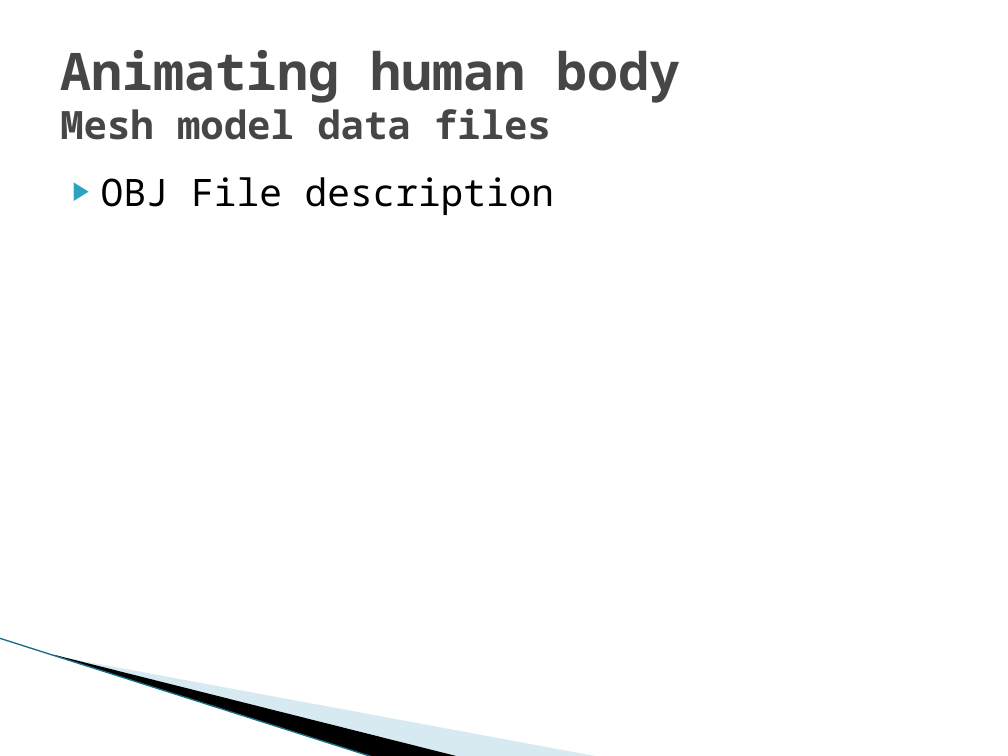
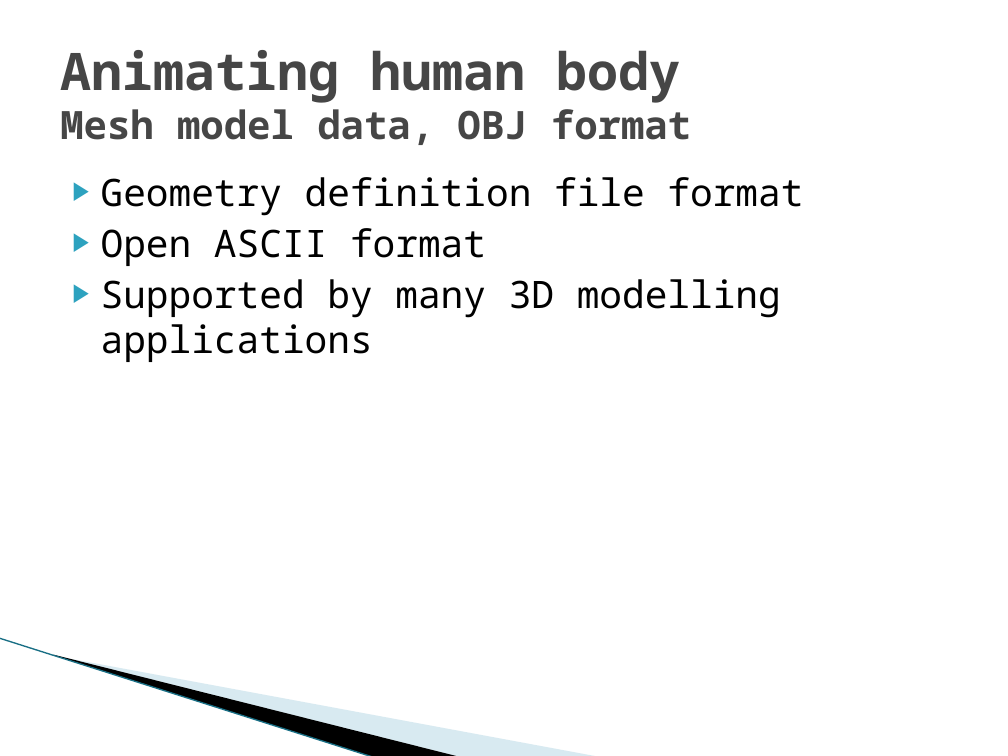
Before and after one commit to hobama/cvg01, a slide deck: slide 29 of docs/Presentation/Presentation.pptx (slide 32 before the commit). Drawn at 1008x756 pixels with LibreOffice and Linux fonts; fonts in the diff are those of the drawing; background and template pictures are left out. Boxes give left, top, right and bottom in pixels: in the first picture for what was removed or moved away, otherwise in the second. Text is boxed around its words. In the diff, an @@ line names an element or a change of style, - is before the commit and + after.

Commit message:
su obj

```diff
--- a/docs/Presentation/Presentation.pptx
+++ b/docs/Presentation/Presentation.pptx
@@ title at (x1=60, y1=50, x2=691, y2=145): text changed; size 36.9 to 27.9 pt @@
-Animating human body
-Mesh model data files
+Animating human body
+Mesh model data, OBJ format
@@ text at (x1=101, y1=177, x2=803, y2=362): text changed @@
-▶ OBJ File description
+▶ Geometry definition file format
+▶ Open ASCII format
+▶ Supported by many 3D modelling applications
```
Also in this commit, not shown: 3 other slides changed, 1 slide added, 3 slides removed.
